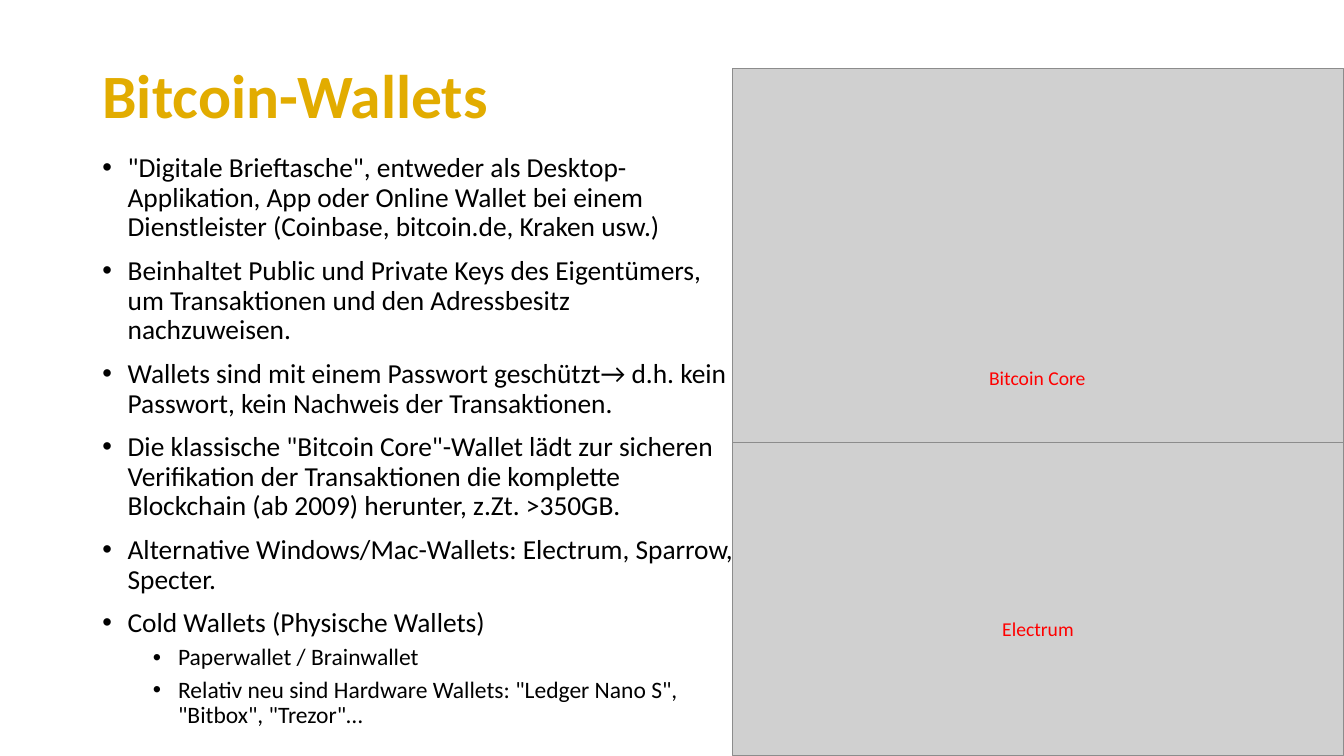
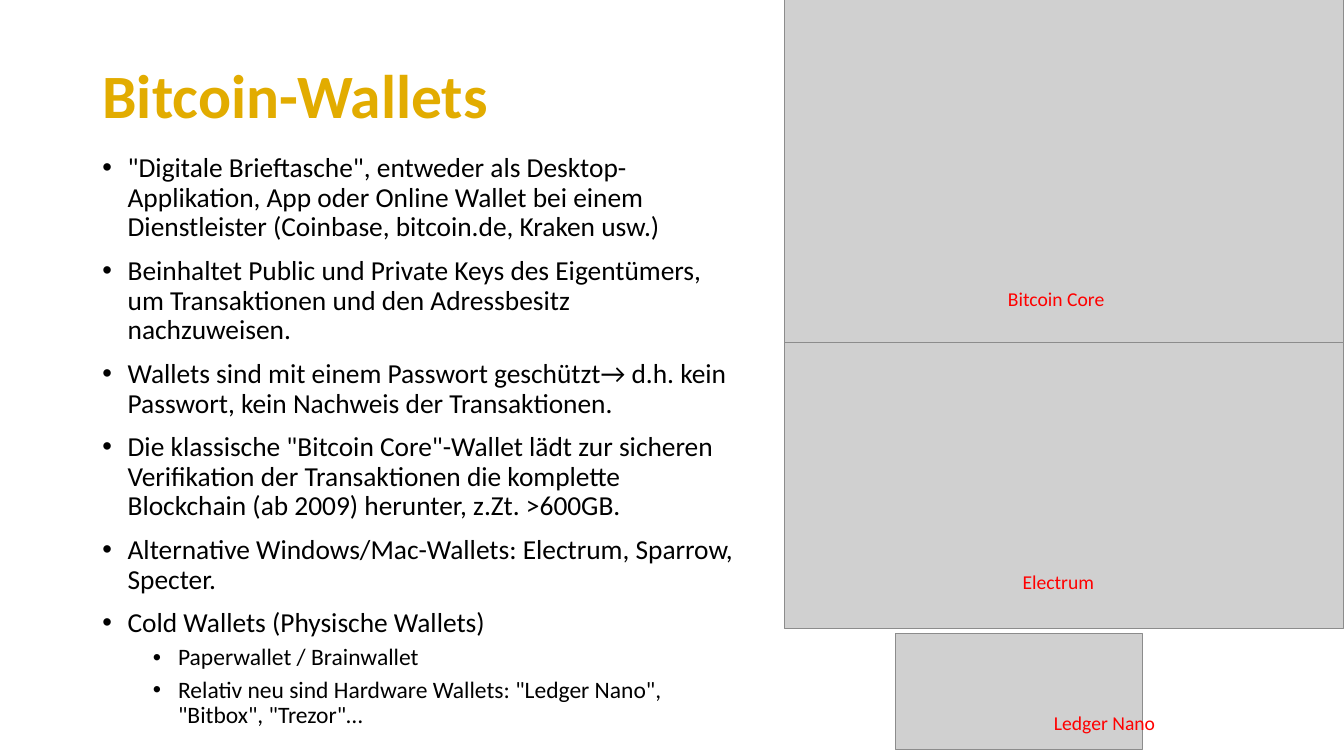
Before and after one commit to MickyRoth/Presentations, a slide deck: slide 10 of Bitcoin (und andere Kryptowährungen).pptx. Drawn at 1344x756 pixels with LibreOffice and Linux fonts; fonts in the diff are those of the drawing; grey boxes stand for pictures; background and template pictures are left out. Boxes give left, top, right and bottom in pixels: in the first picture for what was removed or moved away, otherwise in the second. Text is boxed around its words. In the diff, an @@ line names an element or a change of style, - is before the commit and + after.

```diff
--- a/Bitcoin (und andere Kryptowährungen).pptx
+++ b/Bitcoin (und andere Kryptowährungen).pptx
@@ picture: place and size @@
-picture at (732,69,1344,443)
+picture at (784,0,1344,343)
@@ text "Bitcoin Core": place and size @@
-text "Bitcoin Core" at (989,371,1085,385)
+text "Bitcoin Core" at (1008,292,1104,306)
@@ picture: place and size @@
-picture at (732,443,1344,756)
+picture at (784,343,1344,629)
@@ text at (128,437,713,519): text changed @@
-• Die klassische "Bitcoin Core"-Wallet lädt zur sicheren Verifikation der Transaktionen die komplette Blockchain (ab 2009) herunter, z.Zt. >350GB.
+• Die klassische "Bitcoin Core"-Wallet lädt zur sicheren Verifikation der Transaktionen die komplette Blockchain (ab 2009) herunter, z.Zt. >600GB.
@@ text "Electrum": place and size @@
-text "Electrum" at (1002,622,1073,636)
+text "Electrum" at (1023,575,1094,589)
@@ picture added at (896,633,1143,750) @@
@@ text at (178,681,662,726): text changed @@
-  • Relativ neu sind Hardware Wallets: "Ledger Nano S",
-    "Bitbox", "Trezor"…
+  • Relativ neu sind Hardware Wallets: "Ledger Nano",
+    "Bitbox", "Trezor"…
@@ text added at (1054,714,1155,736), 14 pt, text #FF0000 @@
+Ledger Nano
```
Also in this commit, not shown: 1 other slide changed, 1 other file.
